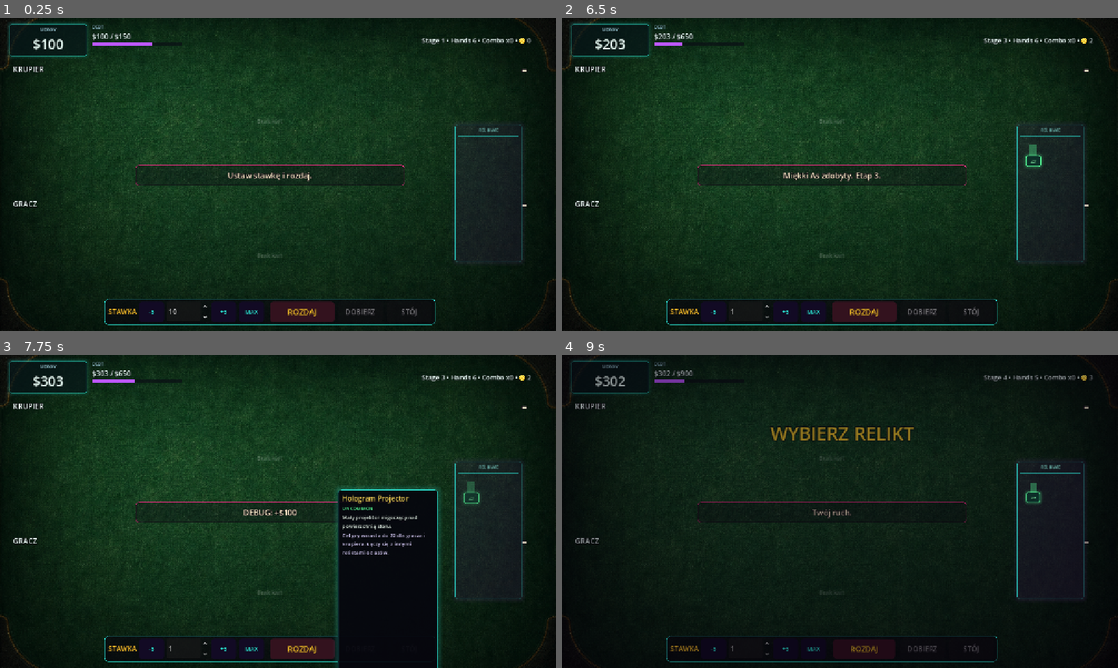
Above: before the commit, frames 1-4 (two rows, left to right).
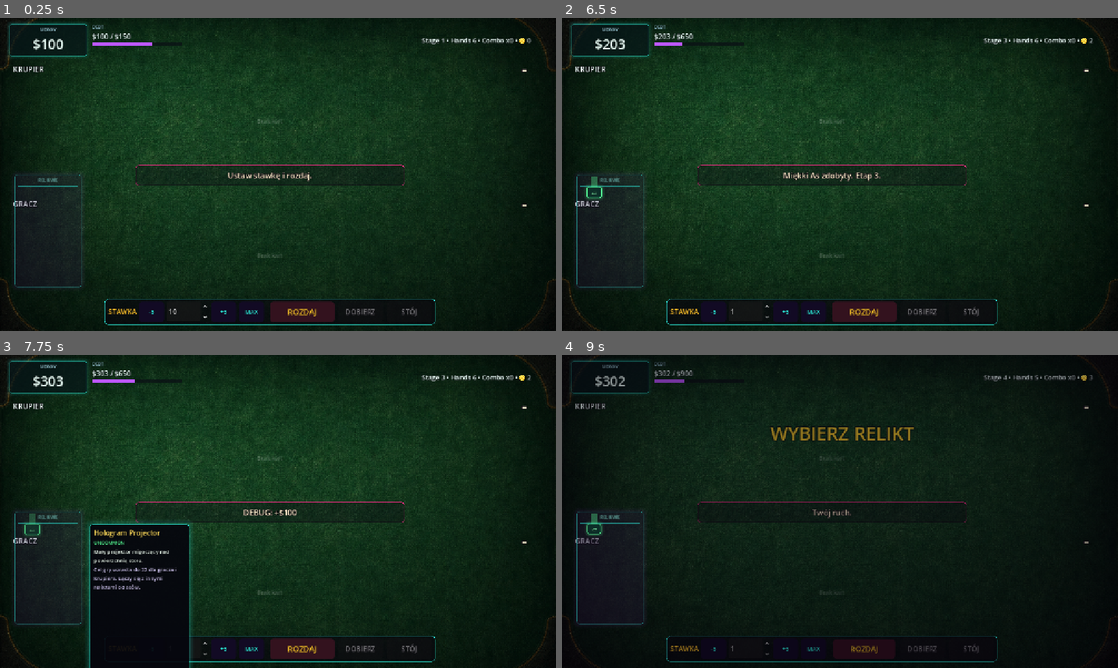
Above: after the commit, the same moments.

Repository: krychasto/debt-to-the-house
Game: Godot game, scene res://scenes/main.tscn
The game is run twice, just before and just after one commit, with the same random seed, the same clock (stepped at 60 frames per second) and the same inputs.
Inputs (mouse positions are in pixels of both pictures, inside the frame that each line leads up to; where the layout moved, square brackets give the same spot in the first picture):
- Up to frame 1 (0.25 s): no input
- Up to frame 2 (6.5 s): click "-5" at 0.5 s; click "+5" at 1.25 s; click "MAX" at 2 s; click "ROZDAJ" at 2.75 s; tap Enter at 3.5 s; move the mouse to (962, 158) at 3.52 s; hold D 3.53-4.28 s; tap R at 3.6 s; click (962, 158) at 3.67 s; move the mouse to (728, 190) at 4.27 s; hold S 4.28-5.03 s; tap B at 4.35 s; move the mouse to (895, 105) at 5.02 s; hold D 5.03-5.75 s; tap C at 5.1 s; click (723, 193) at 5.77 s
- Up to frame 3 (7.75 s): move the mouse to (250, 574) at 6.52 s; hold D 6.53-7.25 s; tap H at 6.6 s; click (250, 574) at 6.67 s; click (33, 524) [472, 492] at 7.25 s
- Up to frame 4 (9 s): tap Space at 8 s; move the mouse to (1006, 558) at 8.02 s; hold S from 8.03 s (still down); tap M at 8.1 s; move the mouse to (673, 464) at 8.77 s; tap R at 8.85 s

The runs differ from the first frame. In frame 1, 0.6% of the frame differs, in the area x 2-94%, y 34-87%; in frame 2, 0.9%; in frame 3, 16%, in the area x 2-94%, y 34-100%; in frame 4, 0.9%.

Commit message:
style: move relic rack to lower left

Diff:
--- a/debt-to-the-house/scripts/table_items/table_item_manager.gd
+++ b/debt-to-the-house/scripts/table_items/table_item_manager.gd
@@ -89,16 +89,16 @@
 
 func _build_slots() -> void:
 	_slots = [
-		TableItemSlot.new(TableItemSlot.PLAYER_ITEM_RACK, Vector2(0.835, 0.435)),
-		TableItemSlot.new(TableItemSlot.PLAYER_ITEM_RACK, Vector2(0.895, 0.435)),
-		TableItemSlot.new(TableItemSlot.PLAYER_ITEM_RACK, Vector2(0.835, 0.525)),
-		TableItemSlot.new(TableItemSlot.PLAYER_ITEM_RACK, Vector2(0.895, 0.525)),
-		TableItemSlot.new(TableItemSlot.PLAYER_ITEM_RACK, Vector2(0.835, 0.615)),
-		TableItemSlot.new(TableItemSlot.PLAYER_ITEM_RACK, Vector2(0.895, 0.615)),
-		TableItemSlot.new(TableItemSlot.PLAYER_ITEM_RACK, Vector2(0.835, 0.705)),
-		TableItemSlot.new(TableItemSlot.PLAYER_ITEM_RACK, Vector2(0.895, 0.705)),
-		TableItemSlot.new(TableItemSlot.PLAYER_ITEM_RACK, Vector2(0.835, 0.785)),
-		TableItemSlot.new(TableItemSlot.PLAYER_ITEM_RACK, Vector2(0.895, 0.785)),
+		TableItemSlot.new(TableItemSlot.PLAYER_ITEM_RACK, Vector2(0.085, 0.535)),
+		TableItemSlot.new(TableItemSlot.PLAYER_ITEM_RACK, Vector2(0.145, 0.535)),
+		TableItemSlot.new(TableItemSlot.PLAYER_ITEM_RACK, Vector2(0.085, 0.625)),
+		TableItemSlot.new(TableItemSlot.PLAYER_ITEM_RACK, Vector2(0.145, 0.625)),
+		TableItemSlot.new(TableItemSlot.PLAYER_ITEM_RACK, Vector2(0.085, 0.715)),
+		TableItemSlot.new(TableItemSlot.PLAYER_ITEM_RACK, Vector2(0.145, 0.715)),
+		TableItemSlot.new(TableItemSlot.PLAYER_ITEM_RACK, Vector2(0.085, 0.805)),
+		TableItemSlot.new(TableItemSlot.PLAYER_ITEM_RACK, Vector2(0.145, 0.805)),
+		TableItemSlot.new(TableItemSlot.PLAYER_ITEM_RACK, Vector2(0.085, 0.875)),
+		TableItemSlot.new(TableItemSlot.PLAYER_ITEM_RACK, Vector2(0.145, 0.875)),
 		TableItemSlot.new(TableItemSlot.LEFT_PANEL, Vector2(0.14, 0.31)),
 		TableItemSlot.new(TableItemSlot.LEFT_PANEL, Vector2(0.14, 0.55)),
 		TableItemSlot.new(TableItemSlot.RIGHT_PANEL, Vector2(0.86, 0.31)),
@@ -118,12 +118,12 @@
 	_rack_panel = PanelContainer.new()
 	_rack_panel.mouse_filter = Control.MOUSE_FILTER_IGNORE
 	_rack_panel.z_index = 4
-	_rack_panel.anchor_left = 1.0
-	_rack_panel.anchor_right = 1.0
-	_rack_panel.anchor_top = 0.34
-	_rack_panel.anchor_bottom = 0.78
-	_rack_panel.offset_left = -232.0
-	_rack_panel.offset_right = -78.0
+	_rack_panel.anchor_left = 0.0
+	_rack_panel.anchor_right = 0.0
+	_rack_panel.anchor_top = 0.50
+	_rack_panel.anchor_bottom = 0.86
+	_rack_panel.offset_left = 34.0
+	_rack_panel.offset_right = 188.0
 	_rack_panel.offset_top = 0.0
 	_rack_panel.offset_bottom = 0.0
 	_rack_panel.add_theme_stylebox_override("panel", _make_rack_style())
@@ -209,7 +209,7 @@
 	if bounds.x <= 0.0 or bounds.y <= 0.0:
 		bounds = Vector2(1280, 720)
 
-	return Vector2(bounds.x - 195.0, bounds.y * 0.435)
+	return Vector2(74.0, bounds.y * 0.535)
 
 
 func _build_tooltip() -> void:
@@ -268,7 +268,7 @@
 	if bounds.x <= 0.0 or bounds.y <= 0.0:
 		bounds = Vector2(1280, 720)
 
-	return Vector2(bounds.x - tooltip_size.x - 252.0, bounds.y * 0.43)
+	return Vector2(206.0, bounds.y * 0.54)
 
 
 func _hide_tooltip() -> void:
--- a/debt-to-the-house/scripts/ui/blackjack_table.gd
+++ b/debt-to-the-house/scripts/ui/blackjack_table.gd
@@ -563,12 +563,12 @@
 	synergy_panel.visible = false
 	synergy_panel.mouse_filter = Control.MOUSE_FILTER_IGNORE
 	synergy_panel.z_index = 20
-	synergy_panel.anchor_left = 1.0
-	synergy_panel.anchor_right = 1.0
-	synergy_panel.anchor_top = 0.79
-	synergy_panel.anchor_bottom = 0.79
-	synergy_panel.offset_left = -232.0
-	synergy_panel.offset_right = -78.0
+	synergy_panel.anchor_left = 0.0
+	synergy_panel.anchor_right = 0.0
+	synergy_panel.anchor_top = 0.87
+	synergy_panel.anchor_bottom = 0.87
+	synergy_panel.offset_left = 34.0
+	synergy_panel.offset_right = 188.0
 	synergy_panel.offset_top = 0.0
 	synergy_panel.offset_bottom = 92.0
 	synergy_panel.size_flags_horizontal = Control.SIZE_SHRINK_CENTER
@@ -1365,7 +1365,7 @@
 
 	for synergy: SynergyData in run_manager.newly_discovered_synergies:
 		var title := "SYNERGIA: %s" % synergy.display_name
-		var popup_position := Vector2(size.x - 165.0, size.y * 0.79)
+		var popup_position := Vector2(136.0, size.y * 0.86)
 		JuiceManager.play_combo_popup(self, title, popup_position)
 		if is_instance_valid(synergy_panel):
 			JuiceManager.pulse_label(synergy_panel, 1.08, 0.20)
